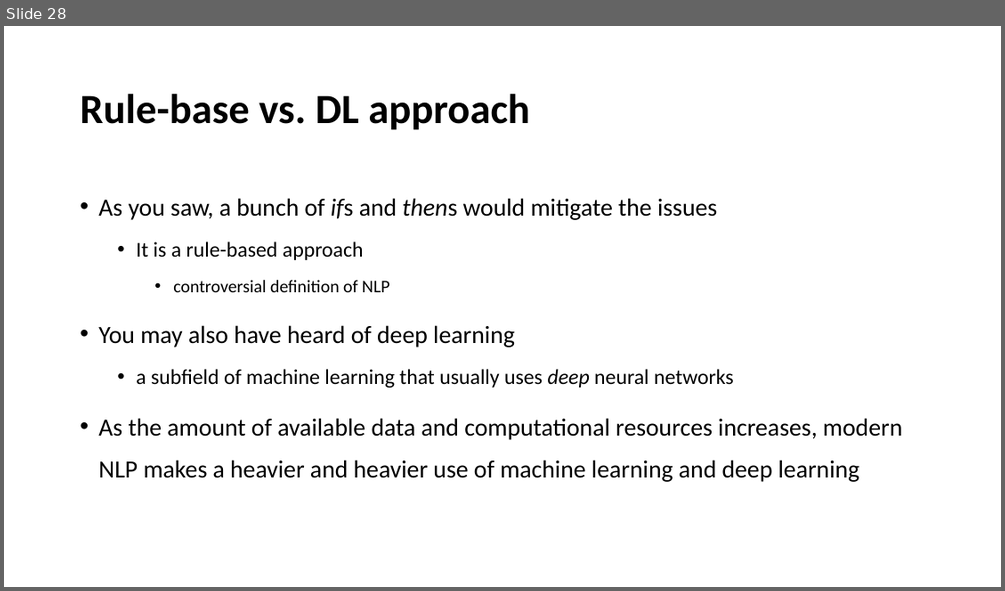
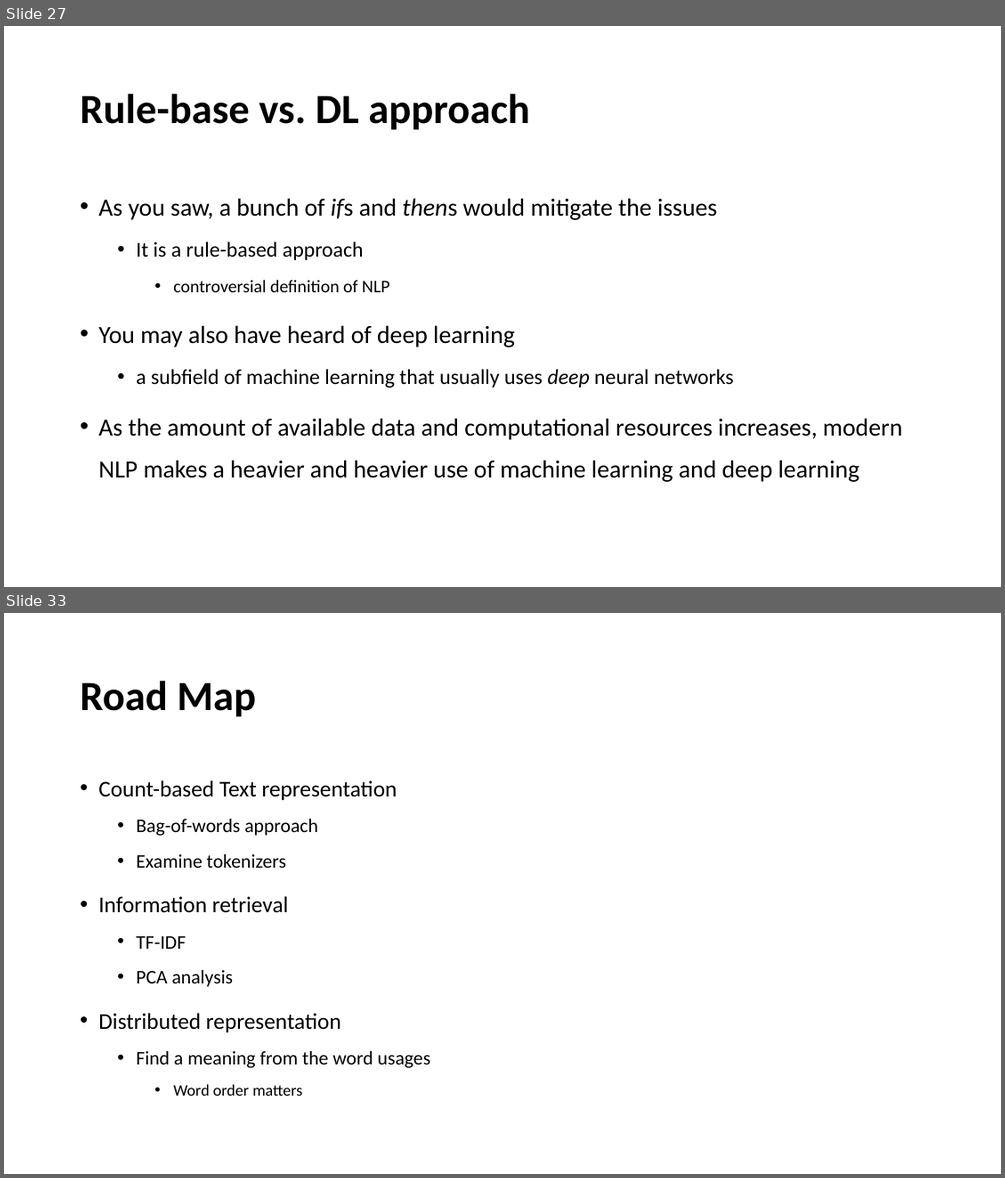
Before and after one commit to YeabinMoonEcon/BUS211, a slide deck: BUS243_NLP/lecture_notes/Lecture1.pptx. Shown one above the other, each under a label of ours: slide 28 before the commit, slides 27 and 33 after it; the slides between them are not shown. The pictures are 1005x591 and 1005x1178 pixels, drawn with LibreOffice and Linux fonts; fonts in the diff are those of the drawing. Boxes give left, top, right and bottom in pixels: in the first picture for what was removed or moved away, otherwise in the second. Text is boxed around its words. In the diff, an @@ line names an element or a change of style, - is before the commit and + after.

```diff
--- a/BUS243_NLP/lecture_notes/Lecture1.pptx
+++ b/BUS243_NLP/lecture_notes/Lecture1.pptx
@@ slide 33 added at box(4, 613, 1001, 1174), background #FFFFFF @@
@@ title added at box(80, 681, 256, 717), 40 pt, text #000000, bold @@
+Road Map
@@ text added at box(98, 780, 431, 1095), 18.6 pt, text #000000 @@
+• Count-based Text representation
+  • Bag-of-words approach
+  • Examine tokenizers
+• Information retrieval
+  • TF-IDF
+  • PCA analysis
+• Distributed representation
+  • Find a meaning from the word usages
+    • Word order matters
@@ what was slide 28 is now slide 27 @@
```
Also in this commit, not shown: 1 slide changed, 5 other slides added, 2 slides removed.
